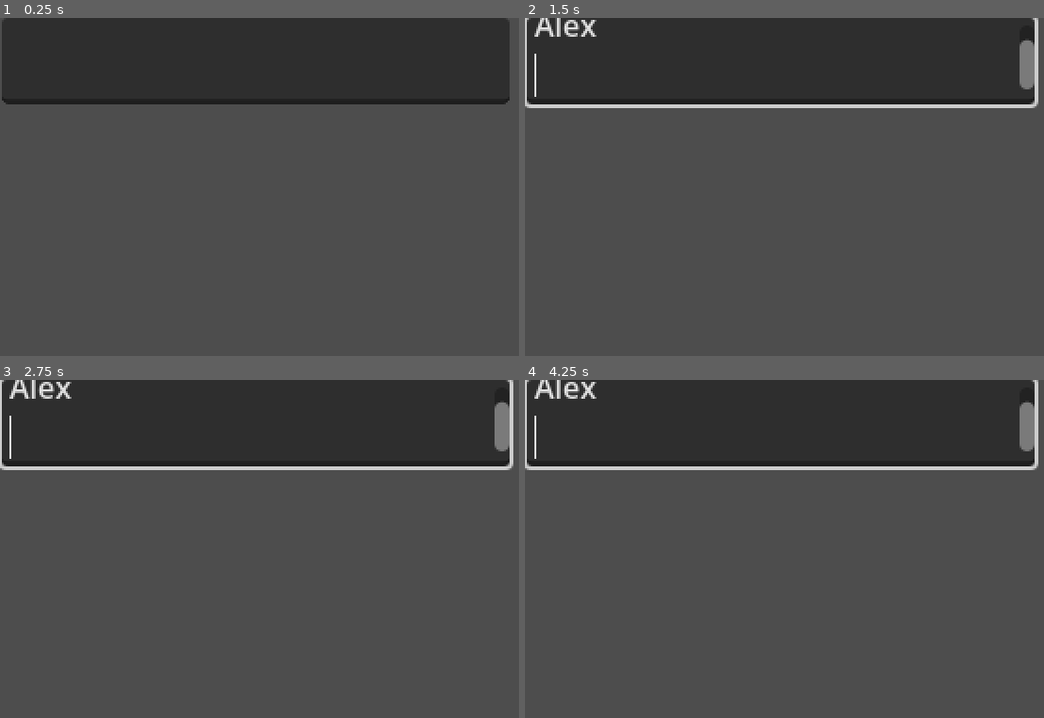
Above: before the commit, frames 1-4 (two rows, left to right).
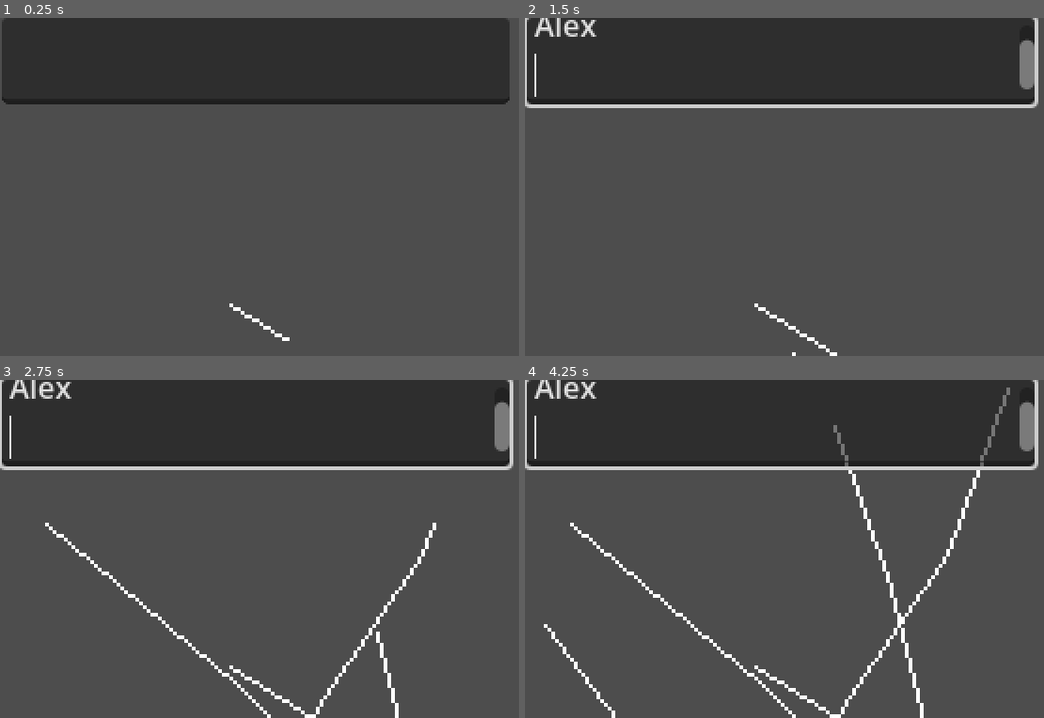
Above: after the commit, the same moments.

Repository: ayoreis/beneath-the-surface
Game: Godot game, scene res://main.tscn
The game is run twice, just before and just after one commit, with the same random seed, the same clock (stepped at 60 frames per second) and the same inputs.
Inputs (mouse positions are in pixels of both pictures, inside the frame that each line leads up to):
- Up to frame 1 (0.25 s): no input
- Up to frame 2 (1.5 s): click (779, 61) at 0.52 s; type "Alex" at 0.6 s; tap Enter at 1.25 s; move the mouse to (955, 170) at 1.27 s; click (955, 170) at 1.42 s
- Up to frame 3 (2.75 s): move the mouse to (181, 565) at 2.02 s; click (181, 565) at 2.17 s
- Up to frame 4 (4.25 s): move the mouse to (888, 474) at 2.77 s; click (888, 474) at 2.92 s; move the mouse to (794, 616) at 3.52 s; click (794, 616) at 3.67 s

The runs differ from the first frame. In frame 1, 0.1% of the frame differs, in the area x 44-56%, y 84-96%; in frame 2, 0.2%; in frame 3, 1.3%; in frame 4, 2.2%, in the area x 3-94%, y 2-100%.

Commit message:
i did a thing?

Diff:
--- a/main.tscn
+++ b/main.tscn
@@ -2,8 +2,18 @@
 
 [ext_resource type="Script" uid="uid://d4mepl6f4c8wh" path="res://camscroll.gd" id="1_ig7tw"]
 [ext_resource type="Script" uid="uid://c2ijsce1trami" path="res://timemap.gd" id="2_0xm2m"]
+[ext_resource type="Texture2D" uid="uid://tweo1aswkqg2" path="res://pixil-frame-0(2).png" id="2_h2yge"]
 
-[sub_resource type="TileSet" id="TileSet_h2yge"]
+[sub_resource type="TileSetAtlasSource" id="TileSetAtlasSource_h2yge"]
+texture = ExtResource("2_h2yge")
+texture_region_size = Vector2i(2, 2)
+0:0/0 = 0
+2:0/0 = 0
+1:0/0 = 0
+
+[sub_resource type="TileSet" id="TileSet_1bvp3"]
+tile_size = Vector2i(2, 2)
+sources/1 = SubResource("TileSetAtlasSource_h2yge")
 
 [node name="Node2D" type="Node2D" unique_id=447501607]
 
@@ -12,7 +22,7 @@
 script = ExtResource("1_ig7tw")
 
 [node name="TileMapLayer" type="TileMapLayer" parent="." unique_id=443340137]
-tile_set = SubResource("TileSet_h2yge")
+tile_set = SubResource("TileSet_1bvp3")
 script = ExtResource("2_0xm2m")
 
 [node name="TextEdit" type="TextEdit" parent="." unique_id=756876142]
--- a/timemap.gd
+++ b/timemap.gd
@@ -1 +1,51 @@
 extends TileMapLayer
+
+var startvec = Vector2(50, 50)
+var endvec = Vector2(100, 70)
+
+func linethiny(startpos: Vector2i, endpos: Vector2i):
+	var dx = abs(endpos.x - startpos.x)
+	var dy = abs(endpos.y - startpos.y)
+	var sx = 1 if startpos.x < endpos.x else -1
+	var sy = 1 if startpos.y < endpos.y else -1
+	var err = dx - dy
+	var x = startpos.x
+	var y = startpos.y
+	while true:
+		set_cell(Vector2i(x, y), 1, Vector2i(0, 0))
+		if x == endpos.x and y == endpos.y:
+			break
+		var e2 = 2 * err
+		if e2 > -dy:
+			err -= dy
+			x += sx
+		if e2 < dx:
+			err += dx
+			y += sy
+		await get_tree().create_timer(0.01).timeout
+
+func wobblypath(start: Vector2, end: Vector2, waypoints: int = 4):
+	var points = [start]
+	var fullvec = end - start
+	var prev_deviation = 0.0
+
+	for i in range(1, waypoints + 1):
+		var t = float(i) / (waypoints + 1)
+		var base_point = start + fullvec * t
+		var perp = fullvec.normalized().orthogonal()
+		var maxdev = 20.0
+		var deviation = randf_range(-maxdev, maxdev)
+
+		deviation = lerp(prev_deviation, deviation, 0.3)
+		prev_deviation = deviation
+		var wobblepoint = base_point + perp * deviation
+		points.append(wobblepoint)
+
+	points.append(end)
+
+	for i in range(points.size() - 1):
+		await linethiny(Vector2i(points[i]), Vector2i(points[i + 1]))
+
+func _ready():
+	for i in range(8):
+		wobblypath(Vector2(randi_range(0,180),randi_range(0,320)), Vector2(randi_range(0,180),randi_range(0,320)), randi_range(1,4))
Binary file added: pixil-frame-0(2).png
Not shown, changed: pixil-frame-0(2).png.import
Binary file removed: root.png
